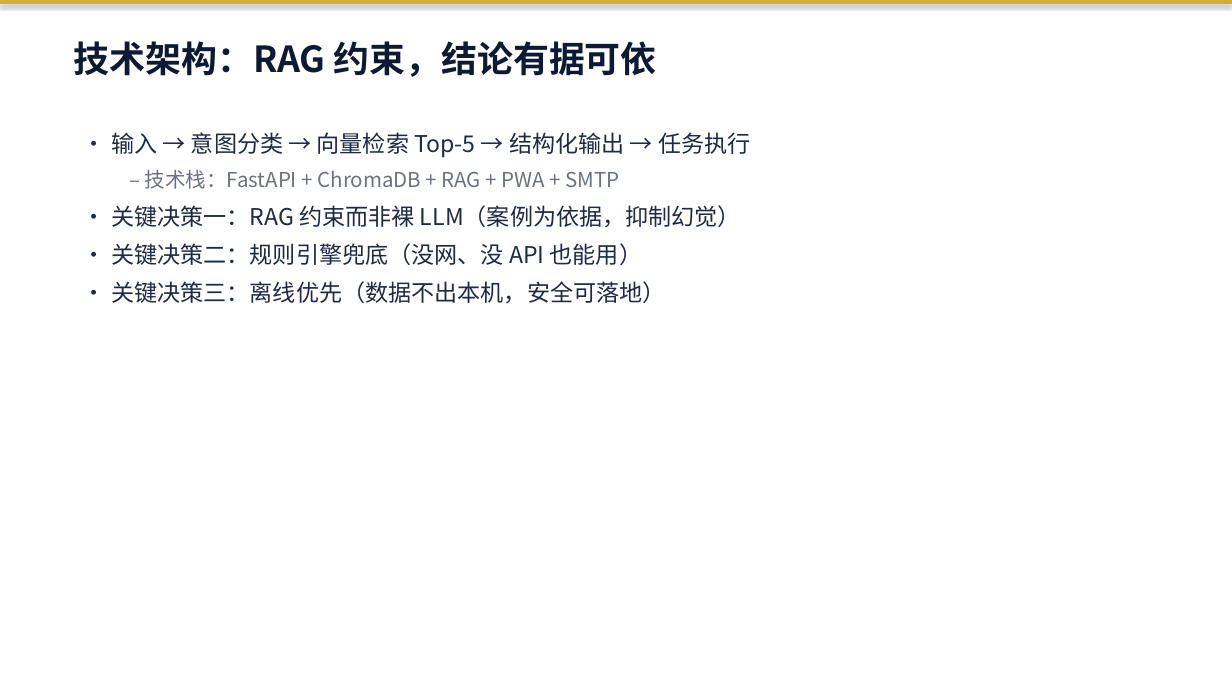
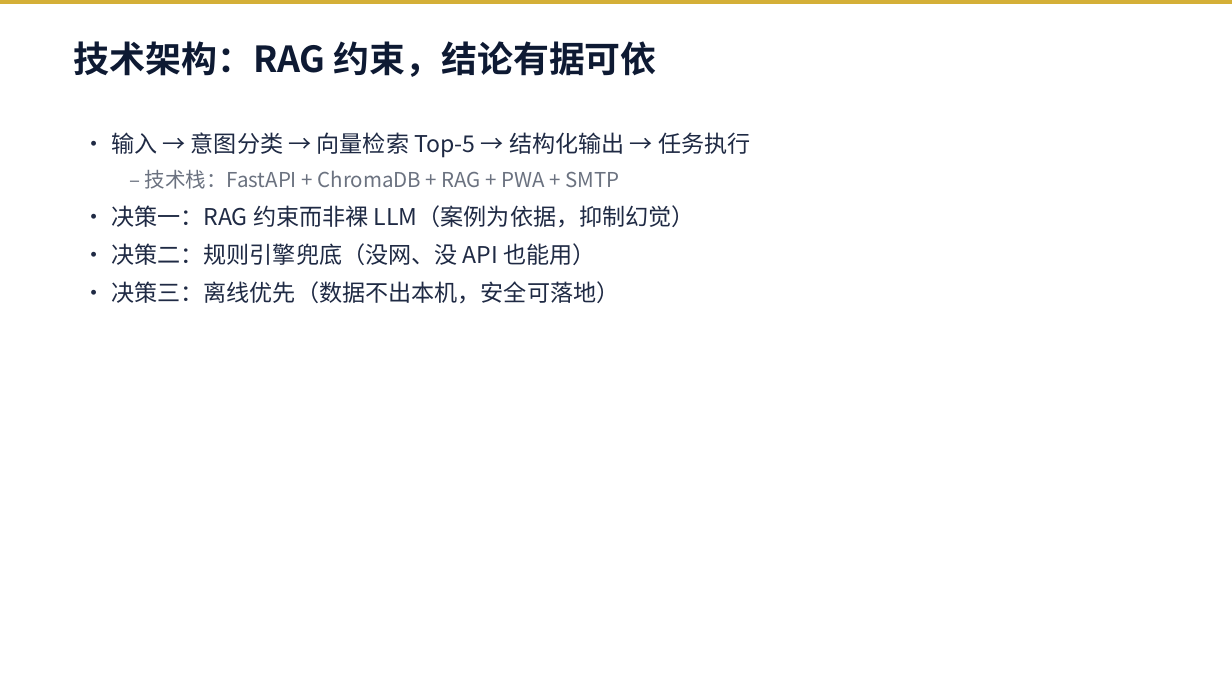
Before and after one commit to JackMA-SYSU/cfa-compliance-assistant, a slide deck: slide 9 of 商策PPT_暑假不回家队.pptx (slide 6 before the commit). Drawn at 1232x693 pixels with LibreOffice and Linux fonts; fonts in the diff are those of the drawing. Boxes give left, top, right and bottom in pixels: in the first picture for what was removed or moved away, otherwise in the second. Text is boxed around its words. In the diff, an @@ line names an element or a change of style, - is before the commit and + after.

```diff
--- a/商策PPT_暑假不回家队.pptx
+++ b/商策PPT_暑假不回家队.pptx
@@ rectangle at (x1=0, y1=0, x2=1232, y2=4): shadow off @@
@@ text at (x1=111, y1=205, x2=695, y2=304): text changed @@
-• 关键决策一：RAG 约束而非裸 LLM（案例为依据，抑制幻觉）
-• 关键决策二：规则引擎兜底（没网、没 API 也能用）
-• 关键决策三：离线优先（数据不出本机，安全可落地）
+• 决策一：RAG 约束而非裸 LLM（案例为依据，抑制幻觉）
+• 决策二：规则引擎兜底（没网、没 API 也能用）
+• 决策三：离线优先（数据不出本机，安全可落地）
```
Also in this commit, not shown: 10 other slides changed, 5 slides added, 2 slides removed, 2 other files.
